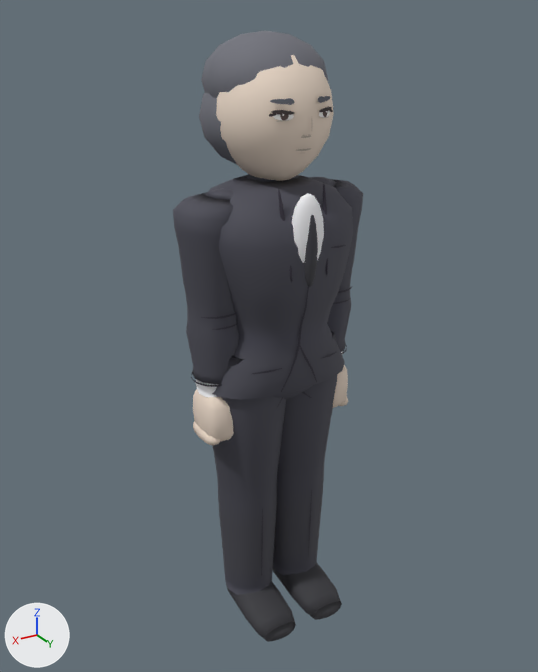
What one commit did to the glTF model assets/models/castle_g4_a.glb.
Rendered twice from a 50 mm camera at (1.148, 1.894, 1.951) aimed at (0.003, -0.015, 0.997). Lighting does not change. The marker at lower left points along +X, +Y and +Z. The older version comes first.

Names of what the first picture shows: 'Body'.
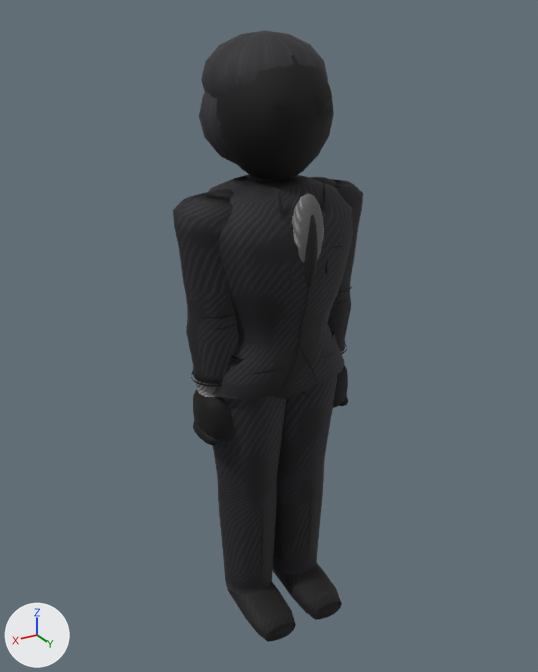
Changed parts and their boxes [x1, y1, x2, y2] in the pictures (538 x 672 px):
'Body', surface changed (darker)
    both: [173, 30, 363, 642]

The change, as a list of edits to the scene's bpy script:
```text
Add img_albedo:
    img_albedo = load_image('_albedo', '_unpacked/_albedo', 512, 512, 'sRGB')
Change mat_material_0:
    add n3 = _N.new('ShaderNodeMix'); n3.name = 'Mix'
    add n3.data_type = 'RGBA'
    add n3.blend_type = 'MULTIPLY'
    add n3.inputs[0].default_value = 1.0  # 'Factor'
    add n4 = _N.new('ShaderNodeTexImage'); n4.name = 'Image Texture'
    add n4.image = img_albedo
    where n2 = _N.new('ShaderNodeVertexColor'); n2.name = 'Color Attribute'
    where n0 = _N.new('ShaderNodeBsdfPrincipled'); n0.name = 'Principled BSDF'
    remove _L.new(n2.outputs[0], n0.inputs[0])  # 'Color' to 'Base Color'
    add _L.new(n3.outputs[2], n0.inputs[0])  # 'Result' to 'Base Color'
    add _L.new(n2.outputs[0], n3.inputs[7])  # 'Color' to 'B'
    add _L.new(n4.outputs[0], n3.inputs[6])  # 'Color' to 'A'
```
